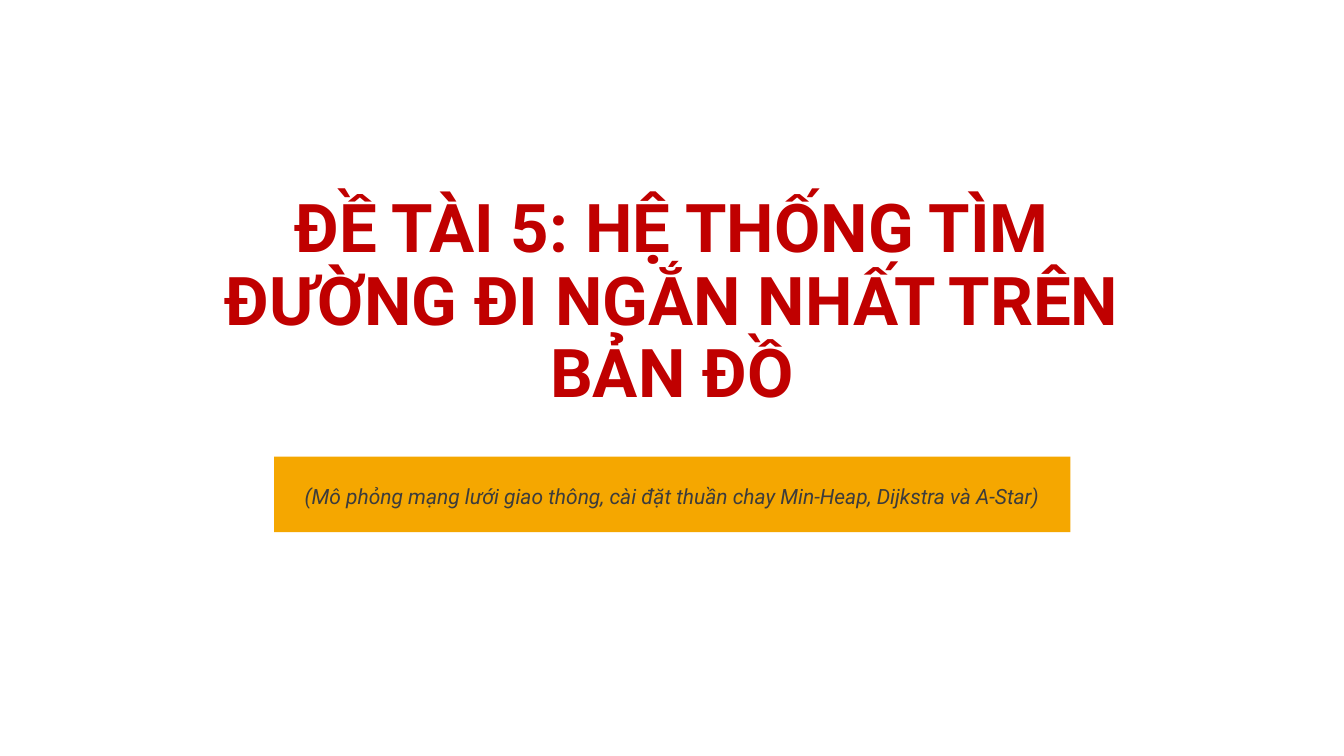
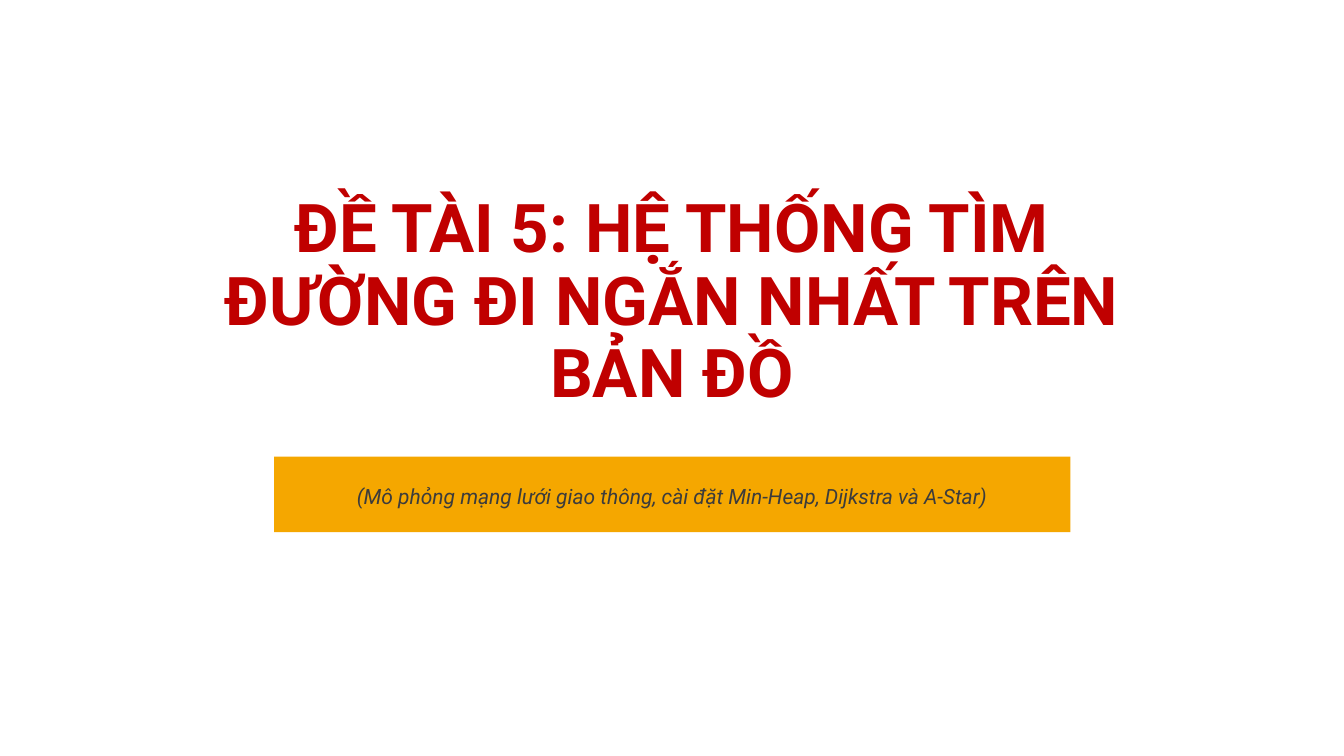
Before and after one commit to hakien2525-pixel/CTDLGT, a slide deck: slide 2 of NopBai/BaoCao_ThuyetTrinh_DeTai5.pptx. Drawn at 1344x756 pixels with LibreOffice and Linux fonts; fonts in the diff are those of the drawing; background and template pictures are left out. Boxes give left, top, right and bottom in pixels: in the first picture for what was removed or moved away, otherwise in the second. Text is boxed around its words. In the diff, an @@ line names an element or a change of style, - is before the commit and + after.

```diff
--- a/NopBai/BaoCao_ThuyetTrinh_DeTai5.pptx
+++ b/NopBai/BaoCao_ThuyetTrinh_DeTai5.pptx
@@ subtitle at (x1=357, y1=487, x2=987, y2=509): text changed @@
-(Mô phỏng mạng lưới giao thông, cài đặt thuần chay Min-Heap, Dijkstra và A-Star)
+(Mô phỏng mạng lưới giao thông, cài đặt Min-Heap, Dijkstra và A-Star)
```
Also in this commit, not shown: 2 other files.
